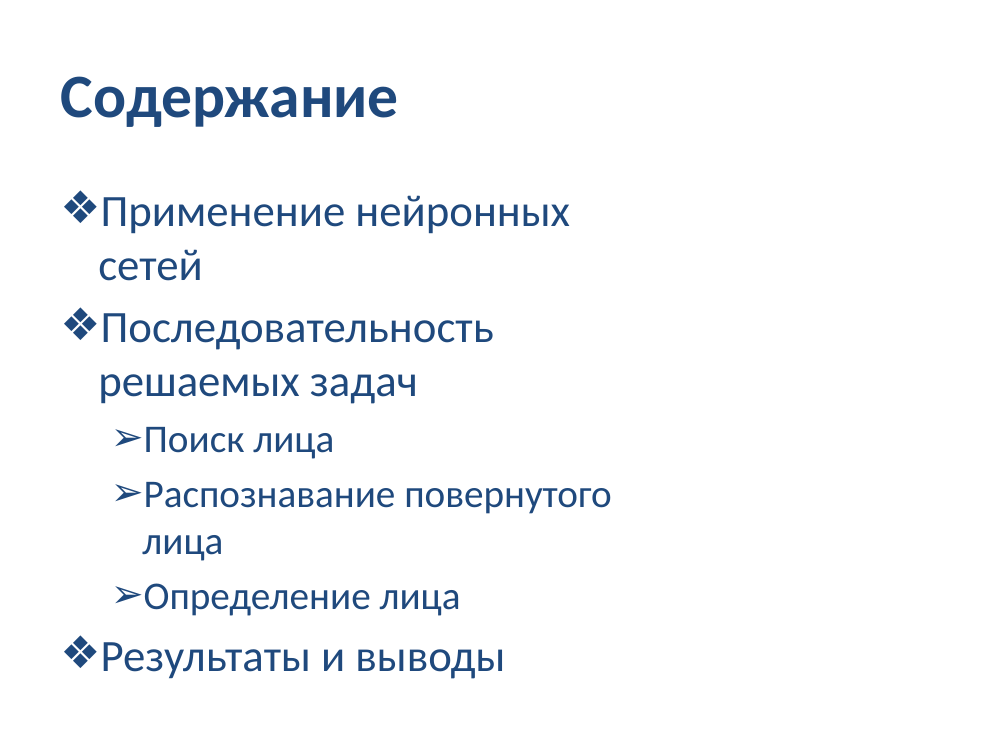
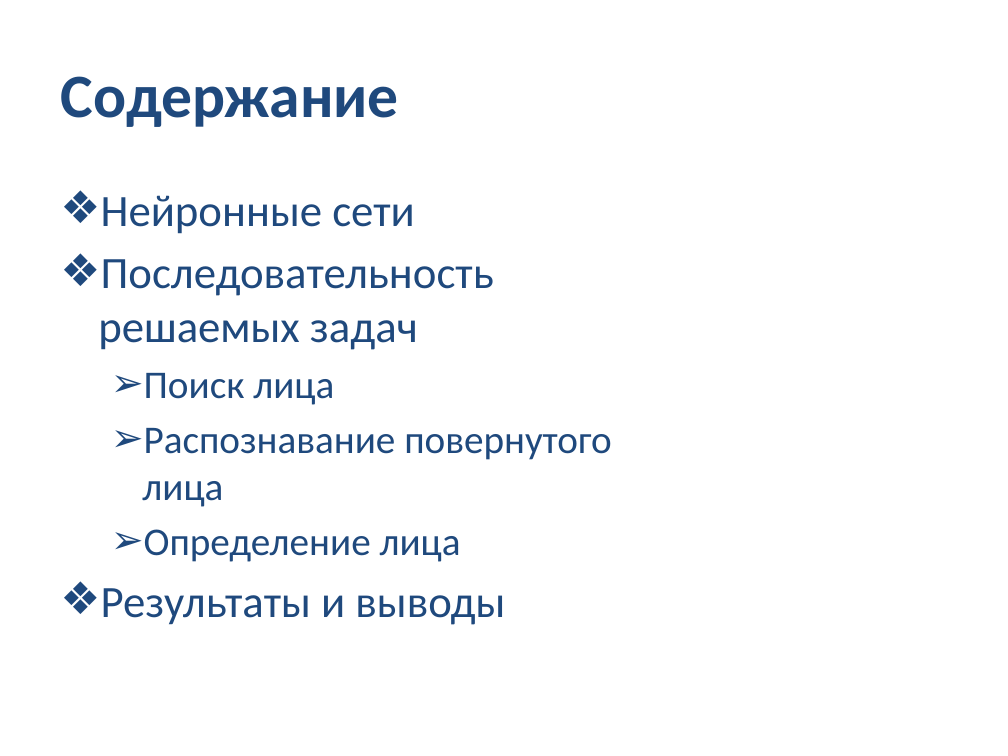
Before and after one commit to ohld/edipus, a slide deck: slide 2 of presentation_files/Презентация.pptx. Drawn at 1008x756 pixels with LibreOffice and Linux fonts; fonts in the diff are those of the drawing; background and template pictures are left out. Boxes give left, top, right and bottom in pixels: in the first picture for what was removed or moved away, otherwise in the second. Text is boxed around its words. In the diff, an @@ line names an element or a change of style, - is before the commit and + after.

```diff
--- a/presentation_files/Презентация.pptx
+++ b/presentation_files/Презентация.pptx
@@ text at (x1=101, y1=195, x2=415, y2=234): text changed @@
-❖ Применение нейронных сетей
+❖ Нейронные сети
```
Also in this commit, not shown: 5 other slides changed, 2 slides added.
